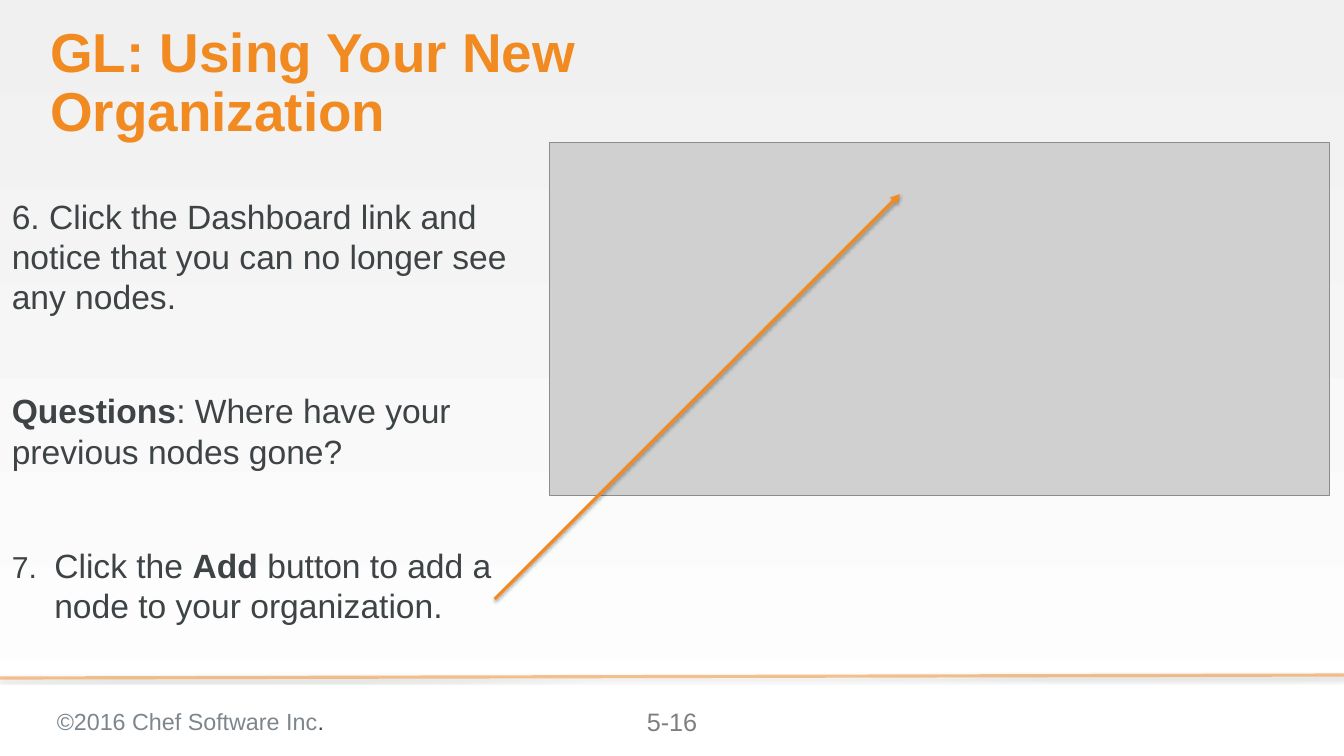
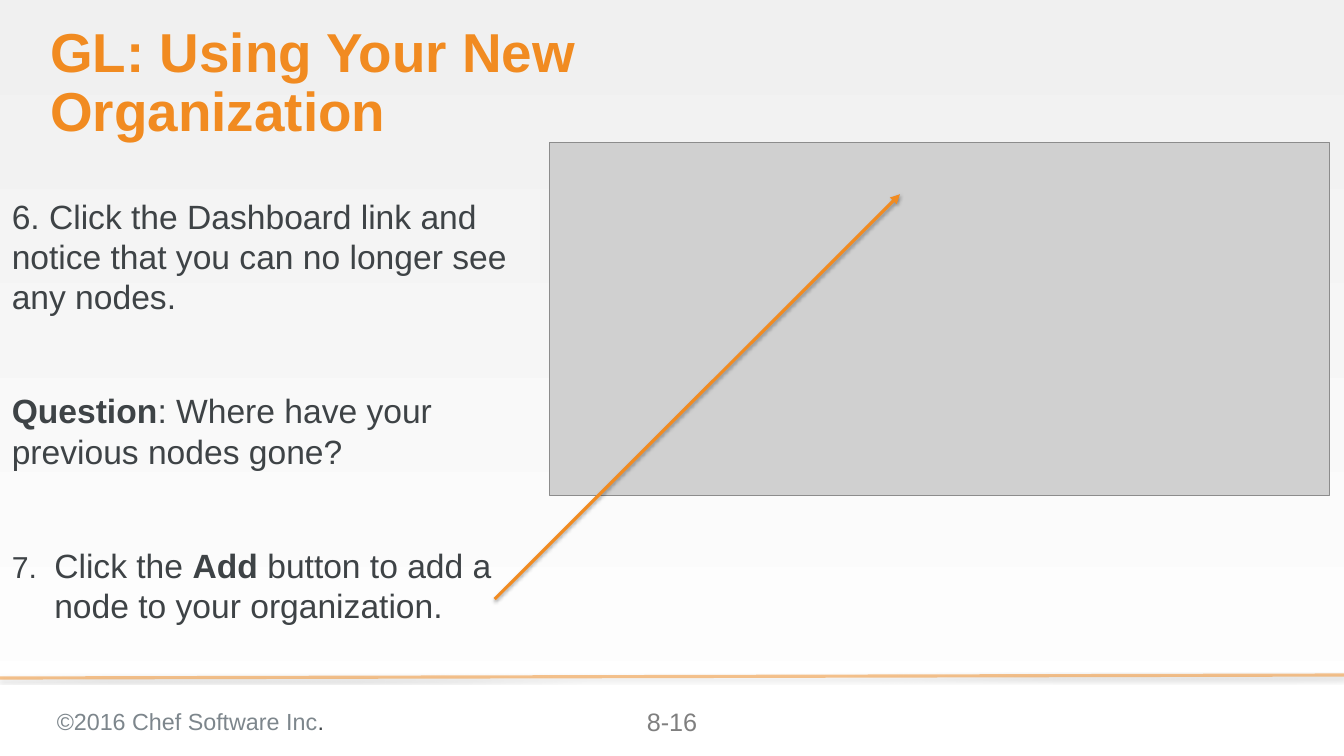
Before and after one commit to bchamby/chef-compliance-installation-configuration-operation, a slide deck: slide 16 of 08-permissions-orgs.pptx. Drawn at 1344x756 pixels with LibreOffice and Linux fonts; fonts in the diff are those of the drawing; grey boxes stand for pictures; background and template pictures are left out. Boxes give left, top, right and bottom in pixels: in the first picture for what was removed or moved away, otherwise in the second. Text is boxed around its words. In the diff, an @@ line names an element or a change of style, - is before the commit and + after.

```diff
--- a/08-permissions-orgs.pptx
+++ b/08-permissions-orgs.pptx
@@ text at [12,398,432,471]: text changed @@
-Questions: Where have your previous nodes gone?
+Question: Where have your previous nodes gone?
@@ page number at [647,713,697,731]: text changed @@
-5-16
+8-16
```
Also in this commit, not shown: 8 other slides changed, 6 slides added, 18 slides removed.
